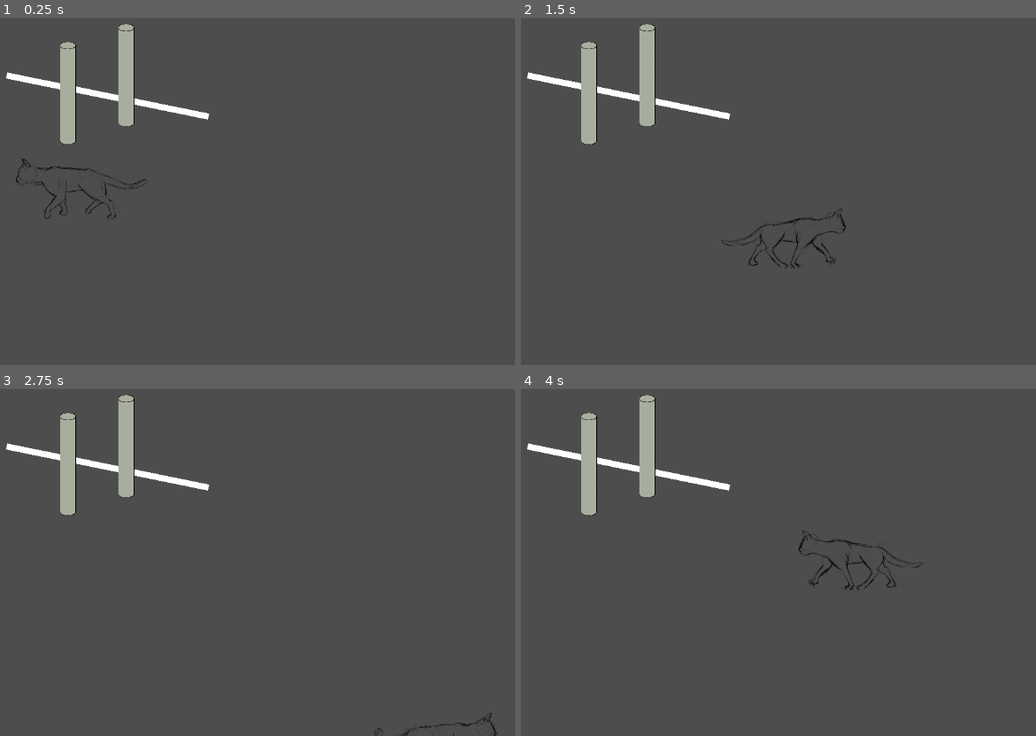
Above: before the commit, frames 1-4 (two rows, left to right).
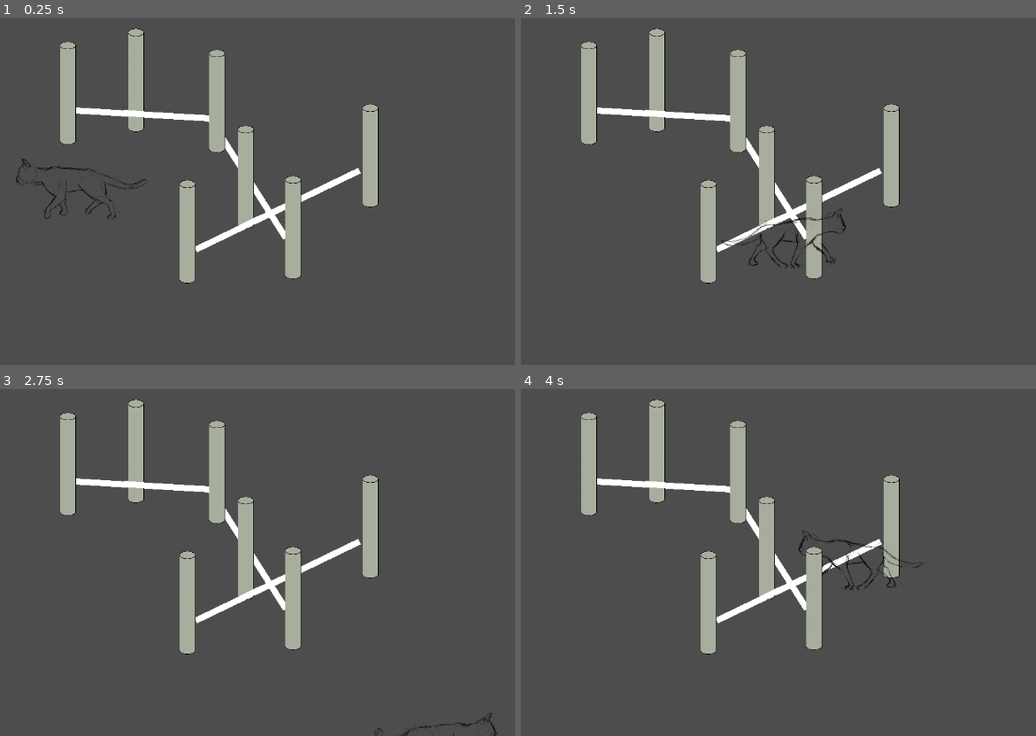
Above: after the commit, the same moments.

Repository: Flodurs/Godotwildjam63
Game: Godot game, scene res://szenen/level/Level.tscn
Two runs of this game, one before a commit and one after it. Both use one fixed random seed, a clock stepped at 60 frames per second and the inputs below.
Inputs:
- Up to frame 1 (0.25 s): no input
- Up to frame 2 (1.5 s): tap Enter at 0.5 s; hold D (mRight) 0.53-1.28 s; hold S (mDown) from 1.28 s (still down)
- Up to frame 3 (2.75 s): release S (mDown) at 2.03 s; hold D (mRight) from 2.03 s (still down)
- Up to frame 4 (4 s): release D (mRight) at 2.78 s; hold W (mUp) 2.78-3.53 s; hold A (mLeft) from 3.53 s (still down)

The runs differ from the first frame. In frame 1, 7.5% of the frame differs, in the area x 1-74%, y 1-77%; in frame 2, 7.5%; in frame 3, 7.5%; in frame 4, 7.5%.

Commit message:
verdeckungslogik fuer vorgegebene listen mit seilen un pillars

Diff:
--- /dev/null
+++ b/Seilstück.gd
@@ -0,0 +1,18 @@
+extends Line2D
+
+var start:Vector2 = Vector2.ZERO
+var ende:Vector2 = Vector2.ZERO
+var richtung:Vector2 = Vector2.ZERO
+
+
+func _ready():
+	start = get_point_position(0)
+	ende = get_point_position(1)
+	richtung = ende-start
+
+func platzieren(p1:Vector2, p2:Vector2):
+	pass
+
+func getYAtX(x:int) -> int:
+	var y = start.y + richtung.y*((x - start.x)/richtung.x)
+	return y
--- a/szenen/level/Level.gd
+++ b/szenen/level/Level.gd
@@ -1,12 +1,24 @@
 extends Node2D
 
-var seile = []
-var pillars = []
+var seile = Array()
+var pillars = Array()
 
 
 func _ready():
+	seile.append($Seilstueck)
+	seile.append($Seilstueck2)
+	seile.append($Seilstueck3)
+	pillars.append($Pillar)
+	pillars.append($Pillar2)
+	pillars.append($Pillar3)
+	pillars.append($Pillar4)
+	pillars.append($Pillar5)
+	pillars.append($Pillar6)
+	pillars.append($Pillar7)
 
 	for s in seile:
 		for p in pillars:
-			pass
+			if (s.getYAtX(p.position.x) > p.position.y-p.seil_hoehe)&&(s.getYAtX(p.position.x) < p.position.y+10) :  #(seil vor pillar)und(seil nicht zu weit unter pillar)
+				if(p.position.x > min(s.get_point_position(0).x, s.get_point_position(1).x) && p.position.x < max(s.get_point_position(0).x, s.get_point_position(1).x)):  #und(sei lang genug)
+					p.verdecken(s)
 #	$Pillar2.Seilstuecke = $Pillar2.verdecken($Line2D)
--- a/szenen/level/Level.tscn
+++ b/szenen/level/Level.tscn
@@ -1,21 +1,43 @@
-[gd_scene load_steps=4 format=3 uid="uid://ct8c5s7tamylk"]
+[gd_scene load_steps=5 format=3 uid="uid://b2vxb8mfo7ksh"]
 
 [ext_resource type="Script" path="res://szenen/level/Level.gd" id="1_6dvvy"]
 [ext_resource type="PackedScene" uid="uid://ceheqoktc83rp" path="res://szenen/entitys/katze.tscn" id="1_6sbvf"]
 [ext_resource type="PackedScene" uid="uid://d0sprmhk4yyal" path="res://szenen/objekte/Pillar.tscn" id="1_caku8"]
+[ext_resource type="PackedScene" uid="uid://cxc1mipvyf0xl" path="res://szenen/objekte/Seilstueck.tscn" id="4_gyvuw"]
 
 [node name="Level" type="Node2D"]
 y_sort_enabled = true
 script = ExtResource("1_6dvvy")
 
 [node name="Pillar" parent="." instance=ExtResource("1_caku8")]
-position = Vector2(399, 254)
+position = Vector2(415, 262)
 
 [node name="Pillar2" parent="." instance=ExtResource("1_caku8")]
 position = Vector2(304, 283)
 
-[node name="Line2D" type="Line2D" parent="."]
-points = PackedVector2Array(204, 176, 533, 243)
+[node name="Pillar3" parent="." instance=ExtResource("1_caku8")]
+position = Vector2(547, 296)
+
+[node name="Pillar4" parent="." instance=ExtResource("1_caku8")]
+position = Vector2(594, 420)
+
+[node name="Pillar5" parent="." instance=ExtResource("1_caku8")]
+position = Vector2(671, 502)
+
+[node name="Pillar6" parent="." instance=ExtResource("1_caku8")]
+position = Vector2(499, 509)
+
+[node name="Pillar7" parent="." instance=ExtResource("1_caku8")]
+position = Vector2(797, 385)
 
 [node name="Katze" parent="." instance=ExtResource("1_6sbvf")]
 position = Vector2(324, 361)
+
+[node name="Seilstueck" parent="." instance=ExtResource("4_gyvuw")]
+points = PackedVector2Array(315, 233, 535, 246)
+
+[node name="Seilstueck2" parent="." instance=ExtResource("4_gyvuw")]
+points = PackedVector2Array(659, 441, 535, 246)
+
+[node name="Seilstueck3" parent="." instance=ExtResource("4_gyvuw")]
+points = PackedVector2Array(512, 460, 779, 331)
--- a/szenen/objekte/Pillar.gd
+++ b/szenen/objekte/Pillar.gd
@@ -1,7 +1,7 @@
 extends StaticBody2D
 
 
-@export var seil_hoehe:int = 20
+@export var seil_hoehe:int = 30
 var gewickelt:bool = false
 const linkeKanteX:int = -20
 const rechteKanteX:int = 20
@@ -9,7 +9,7 @@
 
 
 
-func verdecken(seil:Line2D) -> Line2D:
+func verdecken(seil): #seil muss typ Seilstueck haben
 	if (seil.get_point_count() != 2):
 		print("error: seil mit zu vielen punkten (oder zu wenig)")
 		return Line2D.new()
@@ -20,9 +20,9 @@
 		var punktRechts:Vector2 = Vector2.ZERO
 
 		punktLinks.x = position.x + linkeKanteX
-		punktLinks.y = start.y + richtung.y*((position.x + linkeKanteX - start.x)/richtung.x)
+		punktLinks.y = seil.getYAtX(punktLinks.x)
 		punktRechts.x = global_position.x + rechteKanteX
-		punktRechts.y = start.y + richtung.y*((position.x + rechteKanteX - start.x)/richtung.x)
+		punktRechts.y = seil.getYAtX(punktRechts.x)
 
 
 		var verdeckungsLinie = Line2D.new()
@@ -30,5 +30,3 @@
 		verdeckungsLinie.add_point(punktRechts - position)
 		add_child(verdeckungsLinie)
 		verdeckungsLinie.visible = true
-
-		return verdeckungsLinie
--- /dev/null
+++ b/szenen/objekte/Seilstueck.tscn
@@ -0,0 +1,6 @@
+[gd_scene load_steps=2 format=3 uid="uid://cxc1mipvyf0xl"]
+
+[ext_resource type="Script" path="res://Seilstück.gd" id="1_xch8n"]
+
+[node name="Seilstueck" type="Line2D"]
+script = ExtResource("1_xch8n")
